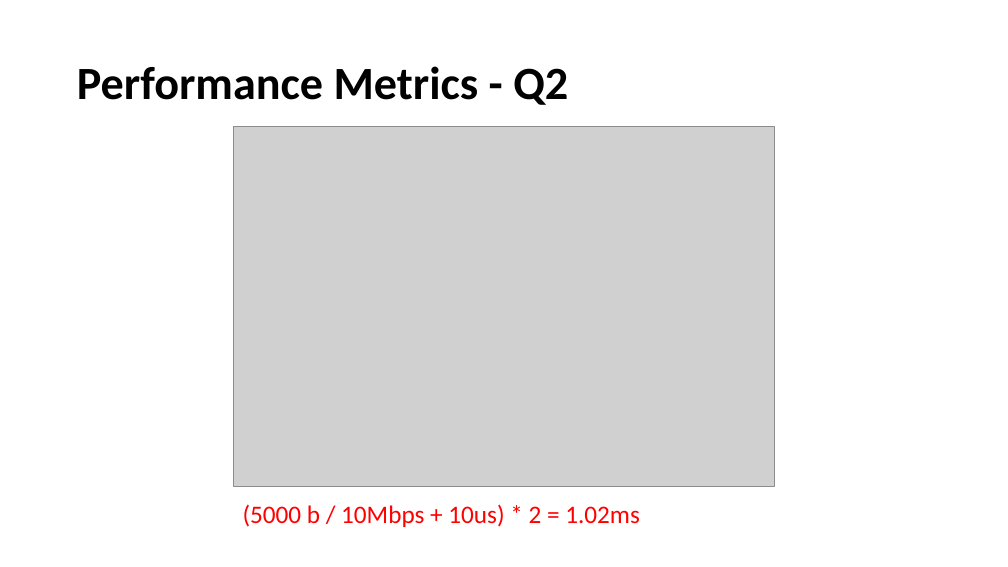
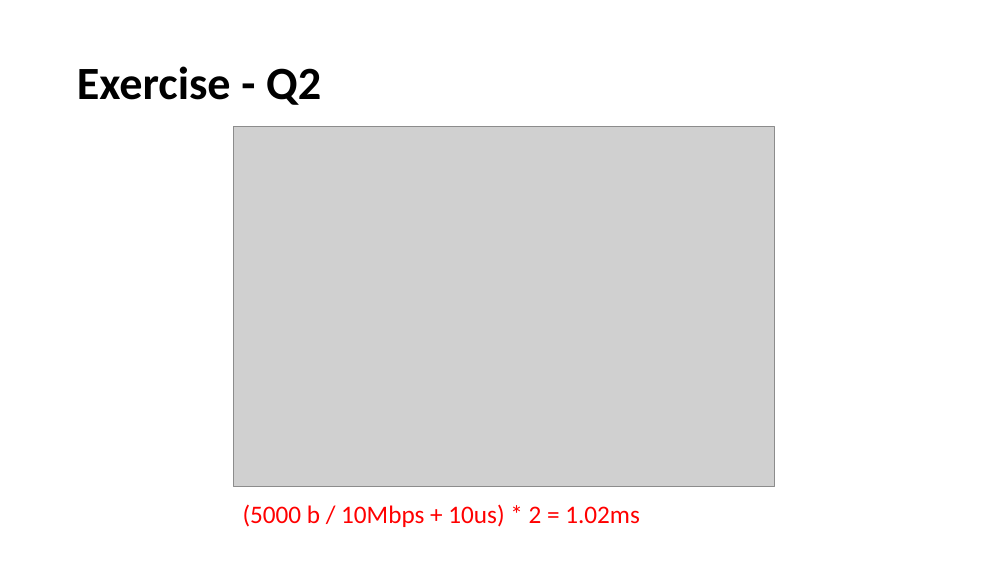
Before and after one commit to henryhxu/CSCI4430-ESTR4120, a slide deck: slide 10 of tutorial/T02/tut02.pptx. Drawn at 1008x567 pixels with LibreOffice and Linux fonts; fonts in the diff are those of the drawing; grey boxes stand for pictures. Boxes give left, top, right and bottom in pixels: in the first picture for what was removed or moved away, otherwise in the second. Text is boxed around its words. In the diff, an @@ line names an element or a change of style, - is before the commit and + after.

```diff
--- a/tutorial/T02/tut02.pptx
+++ b/tutorial/T02/tut02.pptx
@@ title at (77,66,321,105): text changed @@
-Performance Metrics - Q2
+Exercise - Q2
```
Also in this commit, not shown: 8 other slides changed.
